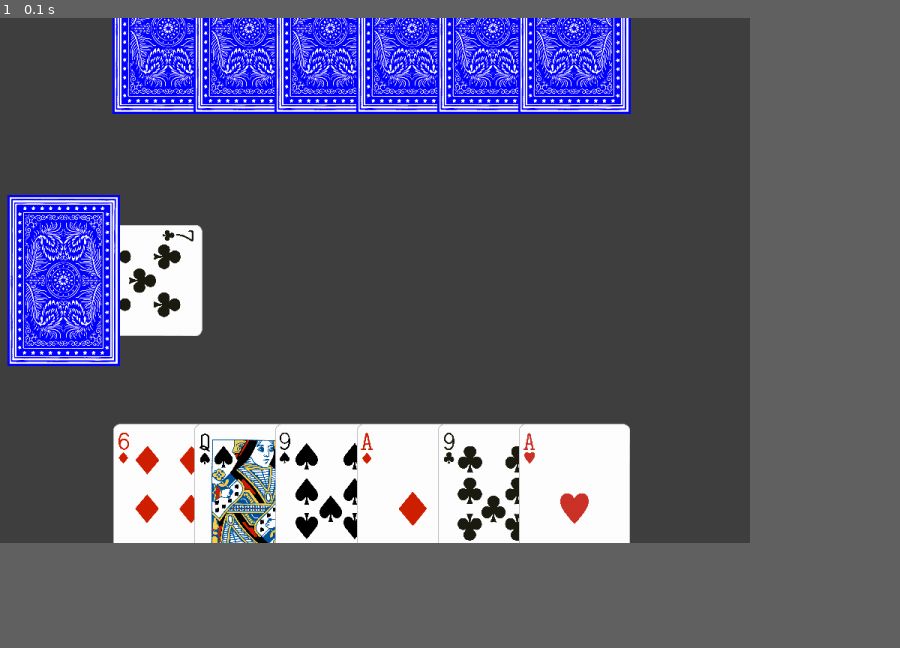
Above: before the commit, frame 1.
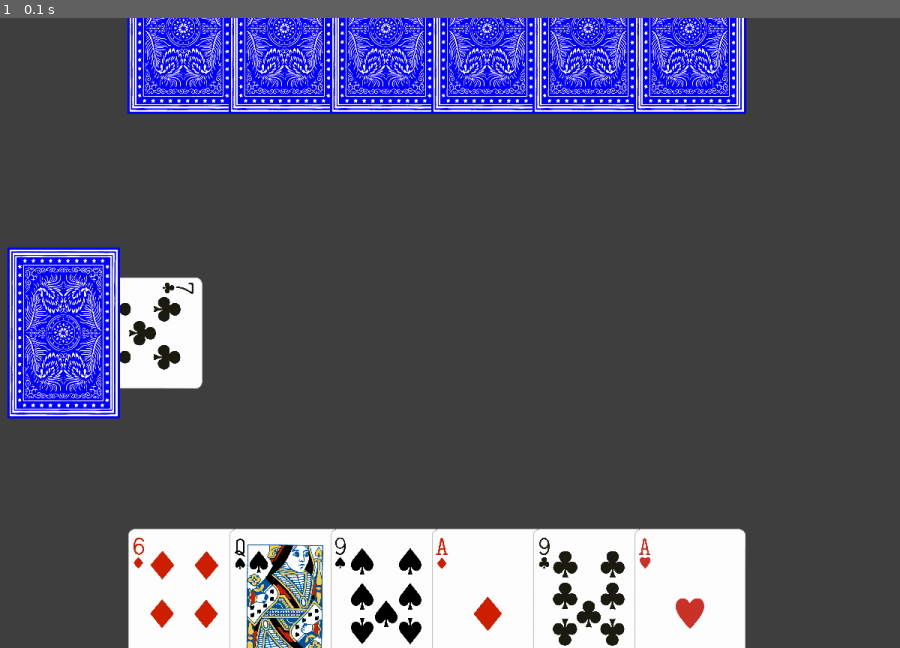
Above: after the commit, the same moment.

Repository: kierajreed/pygame-durak
Game: pygame game, started from game.py
The game is run twice, just before and just after one commit, with the same random seed, the same clock (stepped at 60 frames per second) and the same inputs.
Inputs:
- Up to frame 1 (0.1 s): no input
In our replay, the window is 750x525 before the commit and 900x630 after it. These sizes can differ from the game's own. Grey fills any space a smaller window leaves; there, only what the larger window draws over its background counts as a difference.

The runs differ from the first frame. In frame 1, 35% of the frame differs, in the area x 0-83%, y 0-100%.

Commit message:
start to add functionality!

Diff:
--- a/game.py
+++ b/game.py
@@ -16,9 +16,11 @@
         trump_suit = trump_card.suit
 
         deck = utils.getDeckArray(trump_card)
+        discard = []
 
         players = [HumanPlayer(), AiPlayer()]
-        currentPlayerIndex = random.randrange(0, 1)
+        currentStarterIndex = random.randrange(0, 1)
+        currentPlayerIndex = currentStarterIndex
 
         # Deal the cards. #
         for index in range(0, 12):
@@ -27,17 +29,31 @@
             else:
                 players[1].hand.append(deck.pop(index))
 
-        game_state = {}
+        game_state = {
+            'attackingCard': None,
+            'defendingCard': None,
+            'defendedSets': None
+        }
 
         # Start the game loop. #
         while True:
             for event in pygame.event.get():
                 if event.type == pygame.QUIT: sys.exit()
 
+            if currentPlayerIndex == currentStarterIndex:
+                players[currentPlayerIndex].chooseCardToAttack(game_state)
+            else:
+                players[currentPlayerIndex].chooseCardToDefend(game_state)
+
+
+            # Rendering Code #
             screen.fill(utils.BACKGROUND)
 
             screen.blit(utils.loadTrumpCard(trump_card), utils.TRUMP_POSITION)
             screen.blit(utils.loadCardBack(), utils.DECK_POSITION)
+
+            if len(discard) > 0:
+                screen.blit(utils.loadCard(discard[len(discard) - 1]), utils.DISCARD_POSITION)
 
             for index in range(0, len(players[0].hand)):
                 screen.blit(utils.loadCard(players[0].hand[index]), utils.getCardPosition(index, len(players[0].hand), False))
@@ -47,3 +63,20 @@
                 screen.blit(utils.getStatusMessage(), utils.STATUS_POSITON)
 
             pygame.display.flip()
+
+
+
+
+
+
+
+
+
+
+
+
+
+
+
+
+#
--- a/utils.py
+++ b/utils.py
@@ -3,7 +3,7 @@
 from card import Card
 
 # CONSTANTS #
-SCREEN_SIZE = WIDTH, HEIGHT = 1000, 700
+SCREEN_SIZE = WIDTH, HEIGHT = 1200, 840
 BACKGROUND = 64, 64, 64
 
 RANKS = ['6', '7', '8', '9', '10', 'Jack', 'Queen', 'King', 'Ace']
@@ -12,14 +12,15 @@
 CARD_SIZE = (150, 228)
 
 DECK_POSITION = (10, (HEIGHT - 228) / 2)
+DISCARD_POSITION = (1040, (HEIGHT - 228) / 2)
 TRUMP_POSITION = (43, (HEIGHT - 150) / 2)
 
-HAND_WIDTH = 800
+HAND_WIDTH = 960
 HAND_POSITION = HAND_X, HAND_Y = ((WIDTH - HAND_WIDTH) / 2 + 50, HEIGHT - 160)
 AI_HAND_POSITION = AI_HAND_X, AI_HAND_Y = ((WIDTH - HAND_WIDTH) / 2 + 50, -100)
 
 STATUS = None
-STATUS_POSITON = (400, 400)
+STATUS_POSITON = (300, 600)
 
 # Helper functions used to make code cleaner. #
 def loadCard(card):
